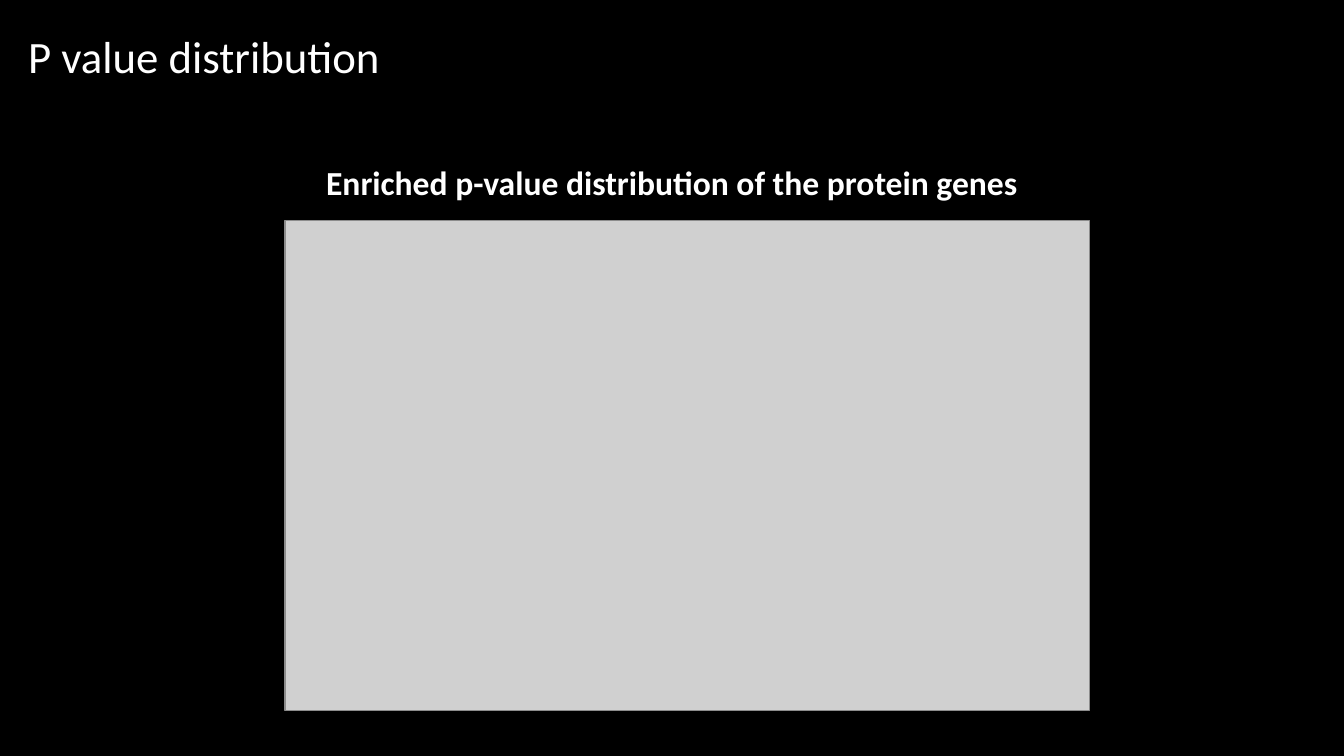
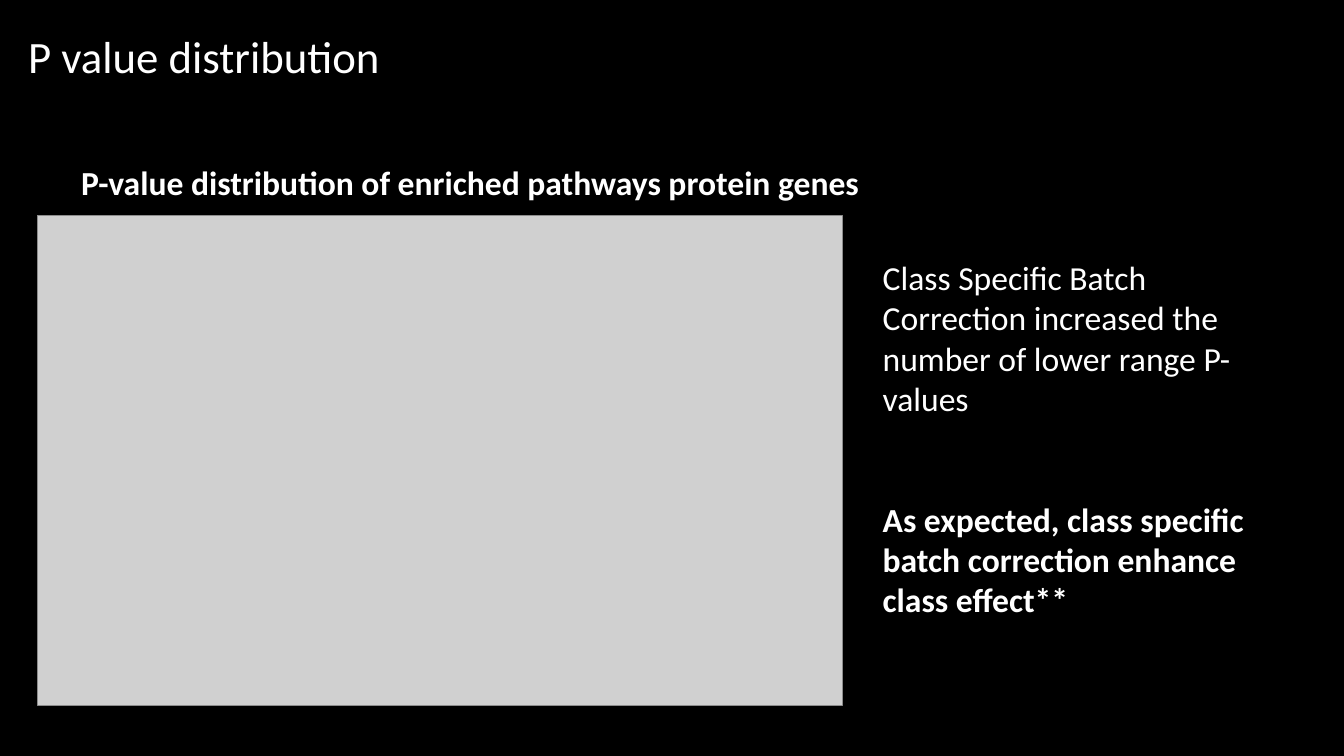
Before and after one commit to kaipengl/researchexperiencebs9001, a slide deck: slide 22 of Results Deck.pptx (slide 6 before the commit). Drawn at 1344x756 pixels with LibreOffice and Linux fonts; fonts in the diff are those of the drawing; grey boxes stand for pictures. Boxes give left, top, right and bottom in pixels: in the first picture for what was removed or moved away, otherwise in the second. Text is boxed around its words. In the diff, an @@ line names an element or a change of style, - is before the commit and + after.

```diff
--- a/Results Deck.pptx
+++ b/Results Deck.pptx
@@ text at box(81, 171, 859, 201): text changed @@
-Enriched p-value distribution of the protein genes
+P-value distribution of enriched pathways protein genes
@@ picture: place and size @@
-picture at box(285, 221, 1090, 711)
+picture at box(37, 216, 842, 706)
@@ text added at box(883, 266, 1243, 613), 24 pt, text #FFFFFF @@
+Class Specific Batch Correction increased the number of lower range P-values
+As expected, class specific batch correction enhance class effect**
```
Also in this commit, not shown: 5 other slides changed, 24 slides added, 9 other files.
